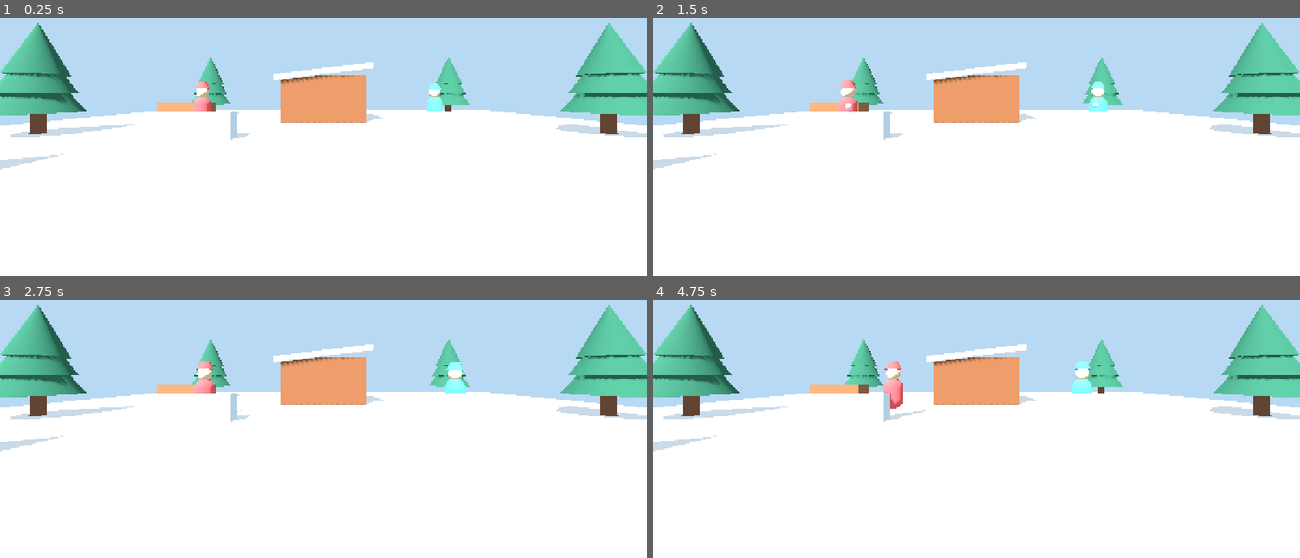
Above: before the commit, frames 1-4 (two rows, left to right).
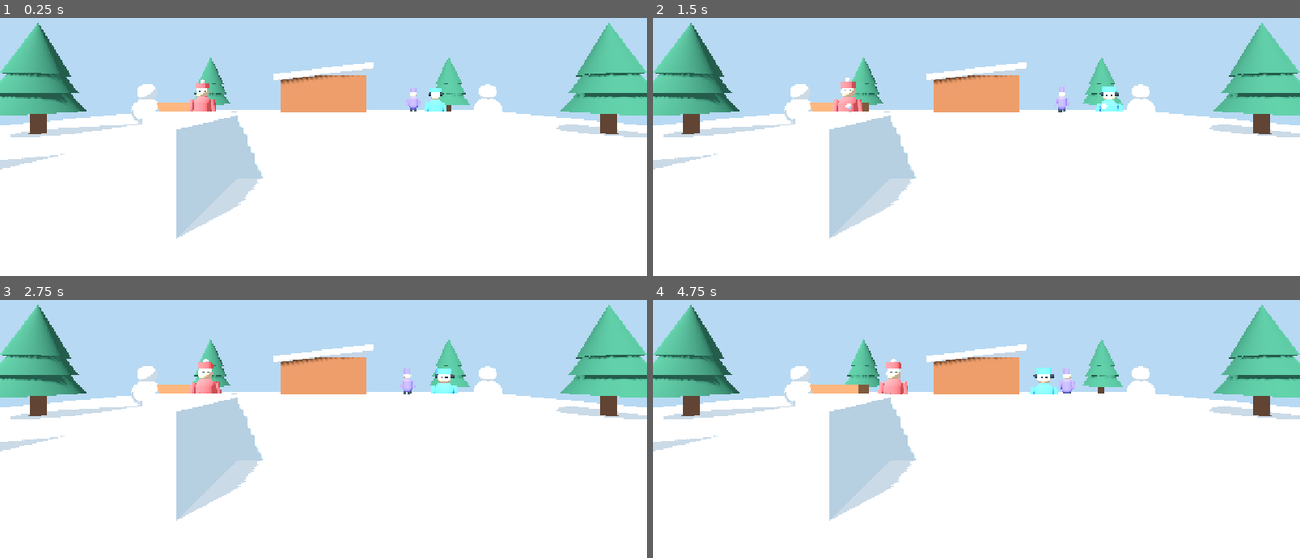
Above: after the commit, the same moments.

Repository: janintibo-art/bataille-neige-vr
Game: Godot game, scene res://scenes/main.tscn
The game is run twice, just before and just after one commit, with the same random seed, the same clock (stepped at 60 frames per second) and the same inputs.
Inputs:
- Up to frame 1 (0.25 s): no input
- Up to frame 2 (1.5 s): no input
- Up to frame 3 (2.75 s): no input
- Up to frame 4 (4.75 s): no input

The runs differ from the first frame. In frame 1, 5.8% of the frame differs, in the area x 20-78%, y 23-86%; in frame 2, 6.0%; in frame 3, 6.1%; in frame 4, 6.4%, in the area x 20-78%, y 22-86%.

Commit message:
v7 ajout 20 personnages et nouvelles couvertures

Diff:
--- a/scripts/enemy.gd
+++ b/scripts/enemy.gd
@@ -7,87 +7,113 @@
 var target: Node3D
 var enemy_index := 0
 var enemy_kind := "standard"
+var display_name := "Adversaire"
+var look_id := 0
+var main_color := Color("ef5d60")
+
 var hit_points := 3
 var throw_timer := 1.2
 var throw_interval := 2.0
 var strafe_phase := 0.0
+var strafe_strength := 0.45
+var phase_speed := 1.0
 var move_speed := 1.05
 var preferred_distance := 5.5
 var snowball_speed := 8.0
+var base_scale := 1.0
 var body_material: StandardMaterial3D
 var defeated_once := false
 
-func setup(player_target: Node3D, color: Color, index: int, kind: String = "standard") -> void:
+func setup(player_target: Node3D, profile: Dictionary, index: int) -> void:
     target = player_target
     enemy_index = index
-    enemy_kind = kind
+    enemy_kind = String(profile.get("kind", "standard"))
+    display_name = String(profile.get("display_name", "Adversaire"))
+    look_id = int(profile.get("look", 0))
+    main_color = profile.get("color", Color("ef5d60"))
     strafe_phase = float(index) * 1.8
+
     set_meta("team", "enemy")
+    set_meta("display_name", display_name)
+
     _configure_kind()
-    _build_visual(color)
+    _build_visual()
+    print("%s : type=%s, vie=%d" % [display_name, enemy_kind, hit_points])
 
 func _configure_kind() -> void:
     match enemy_kind:
         "runner":
             hit_points = 2
-            move_speed = 1.8
+            move_speed = 1.85
             preferred_distance = 4.2
             throw_interval = 1.75
             snowball_speed = 8.6
+            base_scale = 0.90
+            phase_speed = 1.25
         "sniper":
             hit_points = 2
             move_speed = 0.72
             preferred_distance = 9.5
             throw_interval = 2.7
             snowball_speed = 10.5
+            base_scale = 0.96
         "tank":
             hit_points = 5
             move_speed = 0.62
             preferred_distance = 5.0
             throw_interval = 3.0
             snowball_speed = 7.7
+            base_scale = 1.18
+        "rapid":
+            hit_points = 2
+            move_speed = 1.15
+            preferred_distance = 6.0
+            throw_interval = 1.15
+            snowball_speed = 8.5
+            base_scale = 0.94
+        "zigzag":
+            hit_points = 3
+            move_speed = 1.35
+            preferred_distance = 5.0
+            throw_interval = 2.0
+            snowball_speed = 8.2
+            strafe_strength = 0.95
+            phase_speed = 1.75
+            base_scale = 0.96
+        "boss":
+            hit_points = 8
+            move_speed = 0.82
+            preferred_distance = 5.5
+            throw_interval = 1.65
+            snowball_speed = 9.2
+            strafe_strength = 0.60
+            base_scale = 1.30
         _:
             hit_points = 3
             move_speed = 1.05
             preferred_distance = 5.5
             throw_interval = 2.1
             snowball_speed = 8.0
-
-func _build_visual(color: Color) -> void:
-    body_material = StandardMaterial3D.new()
-    body_material.albedo_color = color
-    body_material.roughness = 0.9
-
-    var torso := MeshInstance3D.new()
-    var capsule := CapsuleMesh.new()
-    capsule.radius = 0.38
-    capsule.height = 1.25
-    torso.mesh = capsule
-    torso.position.y = 0.95
-    torso.material_override = body_material
-    add_child(torso)
-
-    var head := MeshInstance3D.new()
-    var sphere := SphereMesh.new()
-    sphere.radius = 0.28
-    sphere.height = 0.56
-    head.mesh = sphere
-    head.position.y = 1.78
-    var skin := StandardMaterial3D.new()
-    skin.albedo_color = Color("f0c39e")
-    skin.roughness = 1.0
-    head.material_override = skin
-    add_child(head)
-
-    var hat := MeshInstance3D.new()
-    var hat_mesh := CylinderMesh.new()
-    hat_mesh.top_radius = 0.18
-    hat_mesh.bottom_radius = 0.32
-    hat_mesh.height = 0.32
-    hat.mesh = hat_mesh
-    hat.position.y = 2.1
-    hat.material_override = body_material
-    add_child(hat)
+            base_scale = 1.0
+
+func _build_visual() -> void:
+    body_material = _material(main_color)
+    var skin := _material(Color("f0c39e"))
+    var dark := _material(Color("26333d"))
+    var pale := _material(Color("e8f4f9"))
+
+    _add_capsule("Corps", Vector3(0.0, 0.98, 0.0), 0.38, 1.25, body_material)
+    _add_sphere("Tete", Vector3(0.0, 1.78, 0.0), 0.28, skin)
+
+    _add_cylinder("JambeG", Vector3(-0.18, 0.30, 0.0), 0.12, 0.58, dark)
+    _add_cylinder("JambeD", Vector3(0.18, 0.30, 0.0), 0.12, 0.58, dark)
+    _add_cylinder("BrasG", Vector3(-0.47, 1.05, 0.0), 0.10, 0.72, body_material, Vector3(0, 0, -8))
+    _add_cylinder("BrasD", Vector3(0.47, 1.05, 0.0), 0.10, 0.72, body_material, Vector3(0, 0, 8))
+
+    _add_sphere("OeilG", Vector3(-0.095, 1.82, -0.255), 0.035, dark)
+    _add_sphere("OeilD", Vector3(0.095, 1.82, -0.255), 0.035, dark)
+
+    _add_headwear(dark, pale)
 
     var collision := CollisionShape3D.new()
     var shape := CapsuleShape3D.new()
@@ -97,16 +123,45 @@
     collision.shape = shape
     add_child(collision)
 
-    if enemy_kind == "runner":
-        scale = Vector3.ONE * 0.90
-    elif enemy_kind == "tank":
-        scale = Vector3.ONE * 1.18
+    if enemy_kind == "tank" or enemy_kind == "boss":
+        _add_box("BouclierNeige", Vector3(-0.62, 1.00, -0.08), Vector3(0.14, 0.95, 0.70), pale)
+
+    scale = Vector3.ONE * base_scale
+
+func _add_headwear(dark: Material, pale: Material) -> void:
+    match look_id % 8:
+        0:
+            _add_cylinder("Bonnet", Vector3(0, 2.08, 0), 0.30, 0.25, body_material)
+            _add_sphere("Pompon", Vector3(0, 2.29, 0), 0.10, pale)
+        1:
+            _add_cylinder("Bonnet", Vector3(0, 2.08, 0), 0.30, 0.24, body_material)
+            _add_sphere("CacheOreilleG", Vector3(-0.30, 1.86, 0), 0.10, dark)
+            _add_sphere("CacheOreilleD", Vector3(0.30, 1.86, 0), 0.10, dark)
+        2:
+            _add_cylinder("Bonnet", Vector3(0, 2.07, 0), 0.30, 0.22, body_material)
+            _add_box("LunetteG", Vector3(-0.105, 1.84, -0.285), Vector3(0.16, 0.09, 0.04), dark)
+            _add_box("LunetteD", Vector3(0.105, 1.84, -0.285), Vector3(0.16, 0.09, 0.04), dark)
+        3:
+            _add_cylinder("BonnetHaut", Vector3(0, 2.14, 0), 0.25, 0.42, body_material)
+        4:
+            _add_sphere("Capuche", Vector3(0, 1.82, 0.09), 0.34, body_material)
+            _add_sphere("Visage", Vector3(0, 1.78, -0.08), 0.27, _material(Color("f0c39e")))
+        5:
+            _add_box("Bandeau", Vector3(0, 1.98, -0.20), Vector3(0.56, 0.10, 0.08), body_material)
+        6:
+            _add_cylinder("ColEcharpe", Vector3(0, 1.52, 0), 0.31, 0.18, body_material)
+            _add_box("Echarpe", Vector3(0.22, 1.28, 0.10), Vector3(0.16, 0.55, 0.12), body_material, Vector3(0, 0, -12))
+        7:
+            _add_cylinder("Bonnet", Vector3(0, 2.08, 0), 0.30, 0.24, body_material)
+            _add_box("MoustacheG", Vector3(-0.07, 1.68, -0.27), Vector3(0.13, 0.045, 0.04), dark, Vector3(0, 0, -12))
+            _add_box("MoustacheD", Vector3(0.07, 1.68, -0.27), Vector3(0.13, 0.045, 0.04), dark, Vector3(0, 0, 12))
 
 func _physics_process(delta: float) -> void:
     if target == null or defeated_once:
         return
+
     throw_timer -= delta
-    strafe_phase += delta * (0.8 + enemy_index * 0.03)
+    strafe_phase += delta * phase_speed * (0.85 + enemy_index * 0.01)
 
     var to_player := target.global_position - global_position
     to_player.y = 0.0
@@ -114,13 +169,13 @@
 
     if distance > preferred_distance:
         var approach := to_player.normalized()
-        var side := Vector3(-approach.z, 0.0, approach.x) * sin(strafe_phase) * 0.45
+        var side := Vector3(-approach.z, 0.0, approach.x) * sin(strafe_phase) * strafe_strength
         velocity = (approach + side).normalized() * move_speed
     elif distance < preferred_distance - 1.6 and enemy_kind == "sniper":
         velocity = -to_player.normalized() * move_speed
     else:
         var side_only := Vector3(-to_player.z, 0.0, to_player.x).normalized()
-        velocity = side_only * sin(strafe_phase) * move_speed * 0.8
+        velocity = side_only * sin(strafe_phase) * move_speed * maxf(0.55, strafe_strength)
 
     move_and_slide()
 
@@ -129,7 +184,7 @@
 
     if throw_timer <= 0.0 and distance < 16.0:
         _throw_at_player()
-        throw_timer = throw_interval + float(enemy_index % 3) * 0.18
+        throw_timer = throw_interval + float(enemy_index % 3) * 0.16
 
 func _throw_at_player() -> void:
     var ball := RigidBody3D.new()
@@ -137,7 +192,7 @@
     ball.set_script(SNOWBALL_SCRIPT)
     get_tree().current_scene.add_child(ball)
     ball.global_position = global_position + Vector3(0.0, 1.45, 0.0)
-    ball.call("setup", "enemy", 0.105, self)
+    ball.call("setup", "enemy", 0.105 if enemy_kind != "boss" else 0.15, self)
 
     var aim_point := target.global_position + Vector3(0.0, 1.15, 0.0)
     var direction := (aim_point - ball.global_position).normalized()
@@ -146,22 +201,19 @@
 func take_hit(amount: int) -> void:
     if defeated_once:
         return
+
     hit_points -= amount
-    scale *= 1.07
-    var return_scale := Vector3.ONE
-    if enemy_kind == "runner":
-        return_scale = Vector3.ONE * 0.90
-    elif enemy_kind == "tank":
-        return_scale = Vector3.ONE * 1.18
-
+    scale = Vector3.ONE * base_scale * 1.07
     var tween := create_tween()
-    tween.tween_property(self, "scale", return_scale, 0.12)
+    tween.tween_property(self, "scale", Vector3.ONE * base_scale, 0.12)
+
     if hit_points <= 0:
         _defeated()
 
 func _defeated() -> void:
     if defeated_once:
         return
+
     defeated_once = true
     defeated.emit(self)
     set_physics_process(false)
@@ -173,3 +225,55 @@
     tween.tween_property(self, "position:y", 0.1, 0.35)
     tween.chain().tween_interval(0.45)
     tween.chain().tween_callback(queue_free)
+
+func _add_capsule(node_name: String, pos: Vector3, radius: float, height: float, mat: Material) -> void:
+    var item := MeshInstance3D.new()
+    item.name = node_name
+    var mesh := CapsuleMesh.new()
+    mesh.radius = radius
+    mesh.height = height
+    item.mesh = mesh
+    item.position = pos
+    item.material_override = mat
+    add_child(item)
+
+func _add_sphere(node_name: String, pos: Vector3, radius: float, mat: Material) -> void:
+    var item := MeshInstance3D.new()
+    item.name = node_name
+    var mesh := SphereMesh.new()
+    mesh.radius = radius
+    mesh.height = radius * 2.0
+    item.mesh = mesh
+    item.position = pos
+    item.material_override = mat
+    add_child(item)
+
+func _add_cylinder(node_name: String, pos: Vector3, radius: float, height: float, mat: Material, rot: Vector3 = Vector3.ZERO) -> void:
+    var item := MeshInstance3D.new()
+    item.name = node_name
+    var mesh := CylinderMesh.new()
+    mesh.top_radius = radius
+    mesh.bottom_radius = radius
+    mesh.height = height
+    item.mesh = mesh
+    item.position = pos
+    item.rotation_degrees = rot
+    item.material_override = mat
+    add_child(item)
+
+func _add_box(node_name: String, pos: Vector3, size: Vector3, mat: Material, rot: Vector3 = Vector3.ZERO) -> void:
+    var item := MeshInstance3D.new()
+    item.name = node_name
+    var mesh := BoxMesh.new()
+    mesh.size = size
+    item.mesh = mesh
+    item.position = pos
+    item.rotation_degrees = rot
+    item.material_override = mat
+    add_child(item)
+
+func _material(color: Color) -> StandardMaterial3D:
+    var mat := StandardMaterial3D.new()
+    mat.albedo_color = color
+    mat.roughness = 0.9
+    return mat
--- a/scripts/main.gd
+++ b/scripts/main.gd
@@ -2,6 +2,7 @@
 
 const PLAYER_SCRIPT := preload("res://scripts/player_vr.gd")
 const ENEMY_SCRIPT := preload("res://scripts/enemy.gd")
+const ROSTER := preload("res://scripts/roster.gd")
 
 var player_origin: XROrigin3D
 var camera: XRCamera3D
@@ -51,6 +52,10 @@
     _add_box_static("TasBois", Vector3(2.8, 1.2, 1.2), Vector3(-8.0, 0.6, -6.0), Color("9a6946"))
     _add_box_static("BancNeige", Vector3(3.0, 0.75, 0.8), Vector3(8.0, 0.38, 5.0), Color("e2f2f9"))
 
+    _add_snow_fort()
+    _add_snowman_cover("BonhommeG", Vector3(-10.0, 0.0, -5.5))
+    _add_snowman_cover("BonhommeD", Vector3(10.0, 0.0, -6.5))
+
     var tree_positions := [
         Vector3(-9, 0, 5), Vector3(-12, 0, -2), Vector3(-9, 0, -11),
         Vector3(9, 0, 6), Vector3(12, 0, -2), Vector3(10, 0, -11),
@@ -99,70 +104,93 @@
 func _start_wave(wave_number: int) -> void:
     current_wave = wave_number
     wave_transition = false
-    var data := _wave_data(wave_number)
+    var data := ROSTER.get_wave(wave_number)
     living_enemies = data.size()
-    print("Vague %d : %d adversaires" % [current_wave, living_enemies])
-
+
+    if living_enemies == 0:
+        return
+
+    print("=== VAGUE %d/%d ===" % [current_wave, ROSTER.wave_count()])
     for entry in data:
+        print(" - %s" % entry["display_name"])
+
         var enemy := CharacterBody3D.new()
         enemy_serial += 1
         enemy.name = "Adversaire_%02d" % enemy_serial
         enemy.position = entry["position"]
         enemy.set_script(ENEMY_SCRIPT)
         add_child(enemy)
+
         if enemy.has_signal("defeated"):
             enemy.connect("defeated", Callable(self, "_on_enemy_defeated"))
-        enemy.call_deferred(
-            "setup",
-            player_origin,
-            entry["color"],
-            enemy_serial,
-            entry["kind"]
-        )
-
-func _on_enemy_defeated(_enemy: Node) -> void:
+
+        enemy.call_deferred("setup", player_origin, entry, enemy_serial)
+
+func _on_enemy_defeated(enemy: Node) -> void:
     living_enemies = max(0, living_enemies - 1)
-    print("Adversaires restants : %d" % living_enemies)
+    var defeated_name := String(enemy.get_meta("display_name", "Adversaire"))
+    print("%s elimine. Restants : %d" % [defeated_name, living_enemies])
+
     if living_enemies > 0 or wave_transition:
         return
 
     wave_transition = true
-    if current_wave >= 3:
-        print("ZONE SECURISEE ! Prototype v5 termine.")
+    if current_wave >= ROSTER.wave_count():
+        print("ZONE SECURISEE ! Les 20 adversaires sont battus.")
         return
 
     print("Vague terminee. Prochaine vague dans 2 secondes.")
     await get_tree().create_timer(2.0).timeout
     _start_wave(current_wave + 1)
 
-func _wave_data(wave_number: int) -> Array:
-    if wave_number == 1:
-        return [
-            _enemy_data(Vector3(-6, 0, -4), "standard", Color("ef5d60")),
-            _enemy_data(Vector3(6, 0, -5), "standard", Color("51a7e8")),
-            _enemy_data(Vector3(0, 0, -13), "standard", Color("f0b949"))
-        ]
-    if wave_number == 2:
-        return [
-            _enemy_data(Vector3(-10, 0, 2), "runner", Color("62c58a")),
-            _enemy_data(Vector3(10, 0, 1), "standard", Color("d66ad2")),
-            _enemy_data(Vector3(-8, 0, -10), "sniper", Color("6c82e8")),
-            _enemy_data(Vector3(8, 0, -11), "runner", Color("f08a57"))
-        ]
-    return [
-        _enemy_data(Vector3(-12, 0, 5), "runner", Color("4cc29b")),
-        _enemy_data(Vector3(12, 0, 5), "standard", Color("ea626f")),
-        _enemy_data(Vector3(-11, 0, -8), "sniper", Color("7187df")),
-        _enemy_data(Vector3(11, 0, -8), "standard", Color("efb94f")),
-        _enemy_data(Vector3(0, 0, -14), "tank", Color("9b6d4d"))
-    ]
-
-func _enemy_data(pos: Vector3, kind: String, color: Color) -> Dictionary:
-    return {
-        "position": pos,
-        "kind": kind,
-        "color": color
-    }
+func _add_snow_fort() -> void:
+    var snow := Color("dceff8")
+    _add_box_static("FortCentre", Vector3(4.6, 1.25, 0.65), Vector3(0.0, 0.62, 3.0), snow)
+    _add_box_static("FortGauche", Vector3(0.65, 1.25, 2.6), Vector3(-2.0, 0.62, 4.0), snow)
+    _add_box_static("FortDroite", Vector3(0.65, 1.25, 2.6), Vector3(2.0, 0.62, 4.0), snow)
+
+func _add_snowman_cover(node_name: String, pos: Vector3) -> void:
+    var body := StaticBody3D.new()
+    body.name = node_name
+    body.position = pos
+    add_child(body)
+
+    var lower := MeshInstance3D.new()
+    var lower_mesh := SphereMesh.new()
+    lower_mesh.radius = 0.72
+    lower_mesh.height = 1.44
+    lower.mesh = lower_mesh
+    lower.position.y = 0.72
+    lower.material_override = _material(Color("edf8fc"))
+    body.add_child(lower)
+
+    var upper := MeshInstance3D.new()
+    var upper_mesh := SphereMesh.new()
+    upper_mesh.radius = 0.48
+    upper_mesh.height = 0.96
+    upper.mesh = upper_mesh
+    upper.position.y = 1.78
+    upper.material_override = _material(Color("f5fbff"))
+    body.add_child(upper)
+
+    var nose := MeshInstance3D.new()
+    var nose_mesh := CylinderMesh.new()
+    nose_mesh.top_radius = 0.02
+    nose_mesh.bottom_radius = 0.09
+    nose_mesh.height = 0.38
+    nose.mesh = nose_mesh
+    nose.rotation_degrees.x = 90.0
+    nose.position = Vector3(0.0, 1.78, -0.48)
+    nose.material_override = _material(Color("ed8b3d"))
+    body.add_child(nose)
+
+    var collision := CollisionShape3D.new()
+    var shape := CapsuleShape3D.new()
+    shape.radius = 0.68
+    shape.height = 2.15
+    collision.position.y = 1.05
+    collision.shape = shape
+    body.add_child(collision)
 
 func _add_box_static(node_name: String, size: Vector3, pos: Vector3, color: Color, rot_deg: Vector3 = Vector3.ZERO) -> void:
     var body := StaticBody3D.new()
--- /dev/null
+++ b/scripts/roster.gd
@@ -0,0 +1,53 @@
+extends RefCounted
+
+static func wave_count() -> int:
+    return 5
+
+static func get_wave(wave_number: int) -> Array:
+    match wave_number:
+        1:
+            return [
+                _enemy("Berni", Vector3(-6, 0, -4), "standard", Color("ef5d60"), 0),
+                _enemy("Kevin Turbo", Vector3(6, 0, -5), "runner", Color("51a7e8"), 1),
+                _enemy("Chantal Mitraillette", Vector3(-1, 0, -12), "rapid", Color("f0b949"), 2),
+                _enemy("Marco Longue Vue", Vector3(8, 0, -13), "sniper", Color("786de3"), 3)
+            ]
+        2:
+            return [
+                _enemy("Lea l'Esquive", Vector3(-10, 0, 2), "zigzag", Color("62c58a"), 4),
+                _enemy("Jojo la Doudoune", Vector3(10, 0, 1), "tank", Color("d66ad2"), 5),
+                _enemy("Dede les Poches", Vector3(-8, 0, -10), "rapid", Color("de7f4f"), 6),
+                _enemy("Nono Ninja", Vector3(8, 0, -11), "runner", Color("427d62"), 7)
+            ]
+        3:
+            return [
+                _enemy("Ginette du Balcon", Vector3(-11, 0, -10), "sniper", Color("748fe5"), 1),
+                _enemy("Titou la Pelle", Vector3(10, 0, -6), "standard", Color("e86658"), 5),
+                _enemy("Lucette la Moufle", Vector3(-7, 0, 1), "tank", Color("ba6bd1"), 0),
+                _enemy("Pierrot de Travers", Vector3(7, 0, 2), "zigzag", Color("54bfc3"), 3)
+            ]
+        4:
+            return [
+                _enemy("Momo le Tricheur", Vector3(-9, 0, -5), "rapid", Color("e95b83"), 7),
+                _enemy("Gerard le Bucheron", Vector3(9, 0, -5), "tank", Color("9a6b48"), 4),
+                _enemy("Fifi Flocon", Vector3(-11, 0, 5), "runner", Color("57bce6"), 0),
+                _enemy("Josiane Camouflage", Vector3(10, 0, -12), "sniper", Color("6a946d"), 2)
+            ]
+        5:
+            return [
+                _enemy("Maurice Bonhomme", Vector3(-10, 0, 4), "standard", Color("5faed6"), 6),
+                _enemy("Gaston Glacon", Vector3(10, 0, 4), "rapid", Color("72cbd7"), 2),
+                _enemy("Robert Couvercle", Vector3(-8, 0, -11), "tank", Color("7f8795"), 5),
+                _enemy("Raoul le Chef", Vector3(0, 0, -14), "boss", Color("d64e4e"), 3)
+            ]
+        _:
+            return []
+
+static func _enemy(display_name: String, pos: Vector3, kind: String, color: Color, look: int) -> Dictionary:
+    return {
+        "display_name": display_name,
+        "position": pos,
+        "kind": kind,
+        "color": color,
+        "look": look
+    }
Not shown, changed: README.md
Not shown, changed: VERSION
